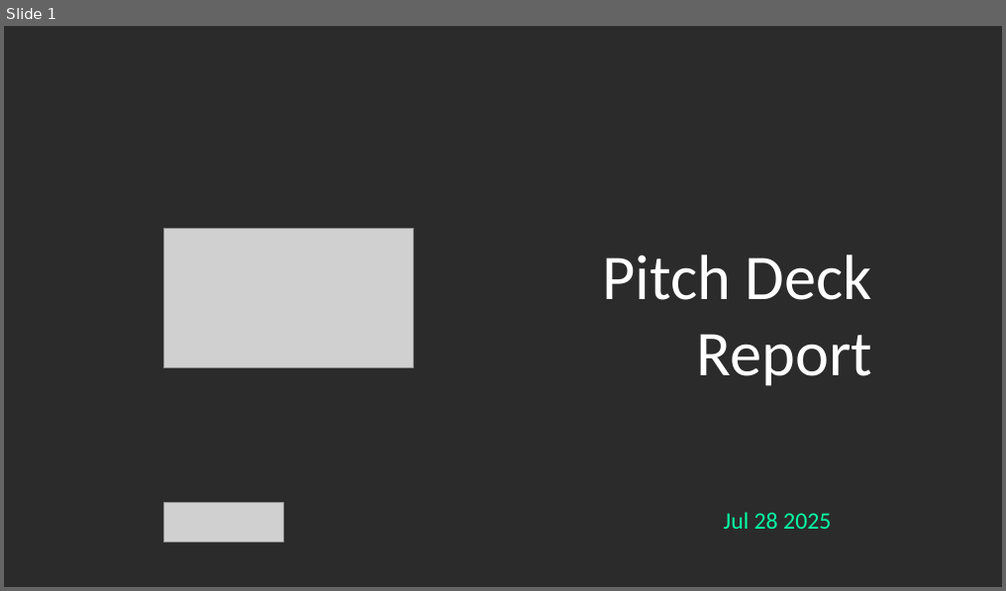
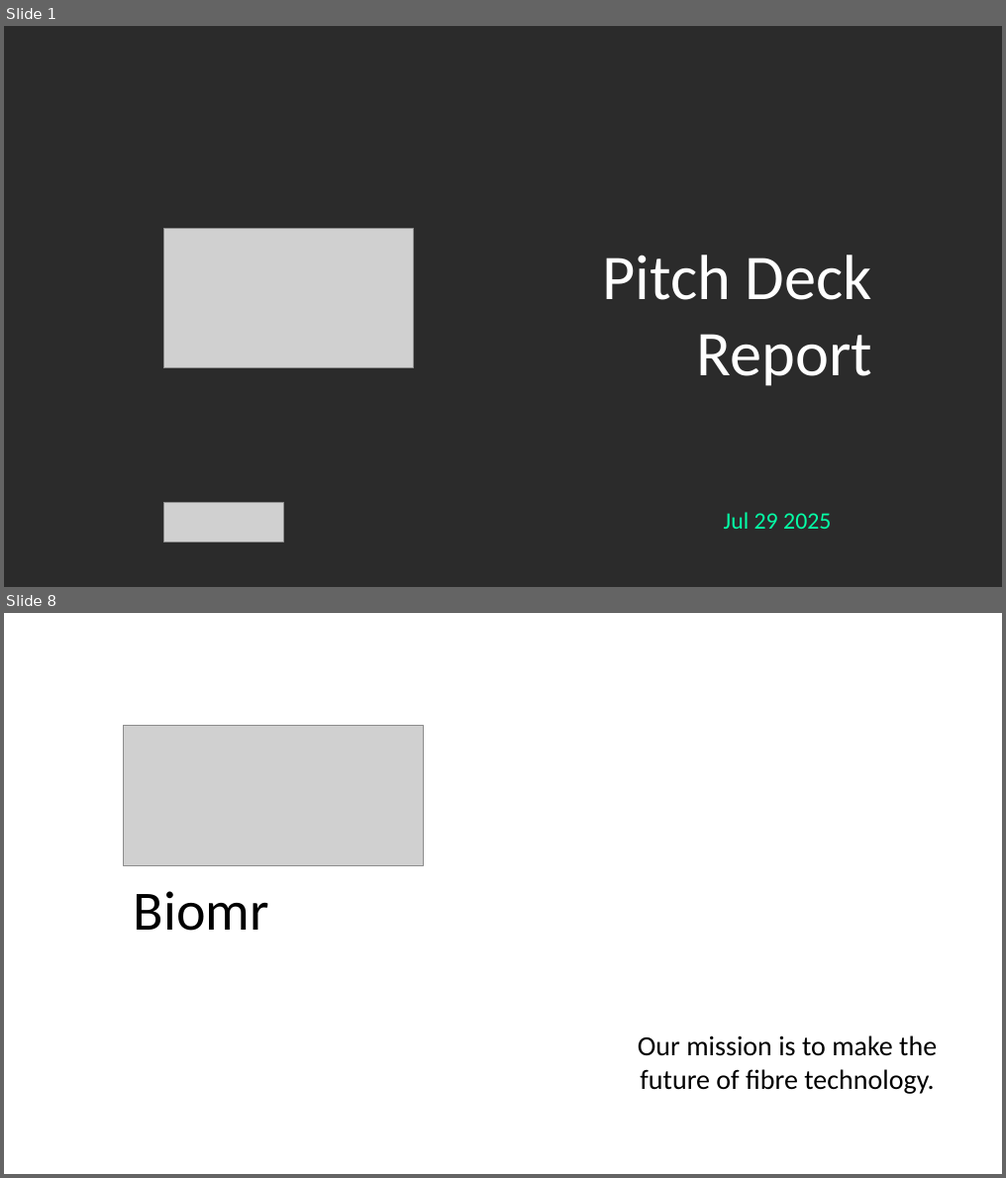
Before and after one commit to Gabrielo-Ram/SOSV-Studio-Slide-Generator, a slide deck: demo.pptx. Shown one above the other, each under a label of ours: slide 1 before the commit, slides 1 and 8 after it; the slides between them are not shown. The pictures are 1006x591 and 1006x1178 pixels, drawn with LibreOffice and Linux fonts; fonts in the diff are those of the drawing; grey boxes stand for pictures; background and template pictures are left out; a plain dark background stands for a picture behind light text. Boxes give left, top, right and bottom in pixels: in the first picture for what was removed or moved away, otherwise in the second. Text is boxed around its words. In the diff, an @@ line names an element or a change of style, - is before the commit and + after.

```diff
--- a/demo.pptx
+++ b/demo.pptx
@@ slide 8 added at bbox=[4, 613, 1002, 1174], background picture (left out) @@
@@ picture added at bbox=[124, 725, 423, 865] @@
@@ text added at bbox=[134, 891, 269, 931], 40 pt, text #000000 @@
+Biomr
@@ text added at bbox=[638, 1036, 937, 1094], 20 pt, text #000000 @@
+Our mission is to make the future of fibre technology.
@@ slide 1 changed as well @@
@@ text at bbox=[724, 512, 831, 529]: text changed @@
-Jul 28 2025
+Jul 29 2025
```
Also in this commit, not shown: 8 other slides added, 2 slides removed, 6 other files.
